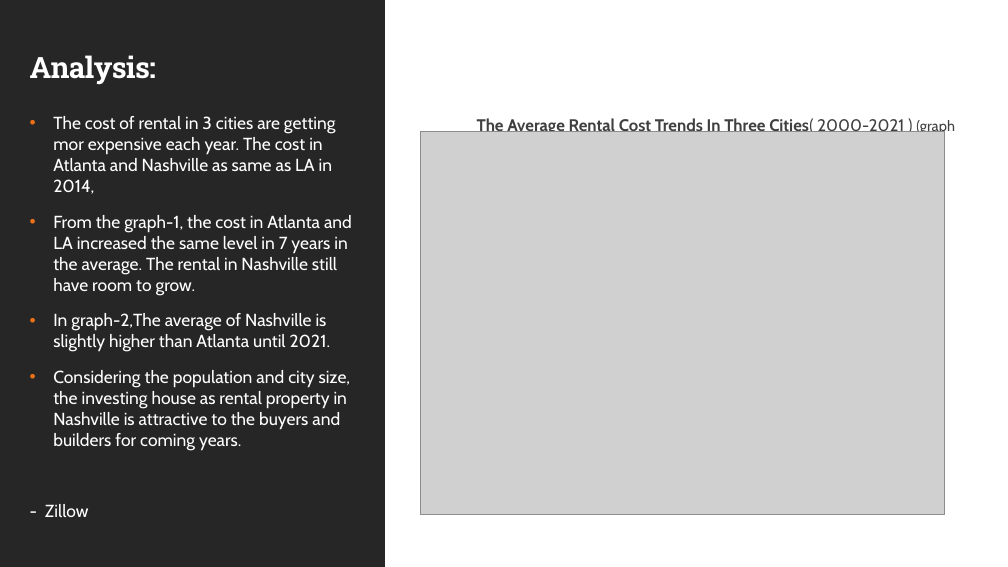
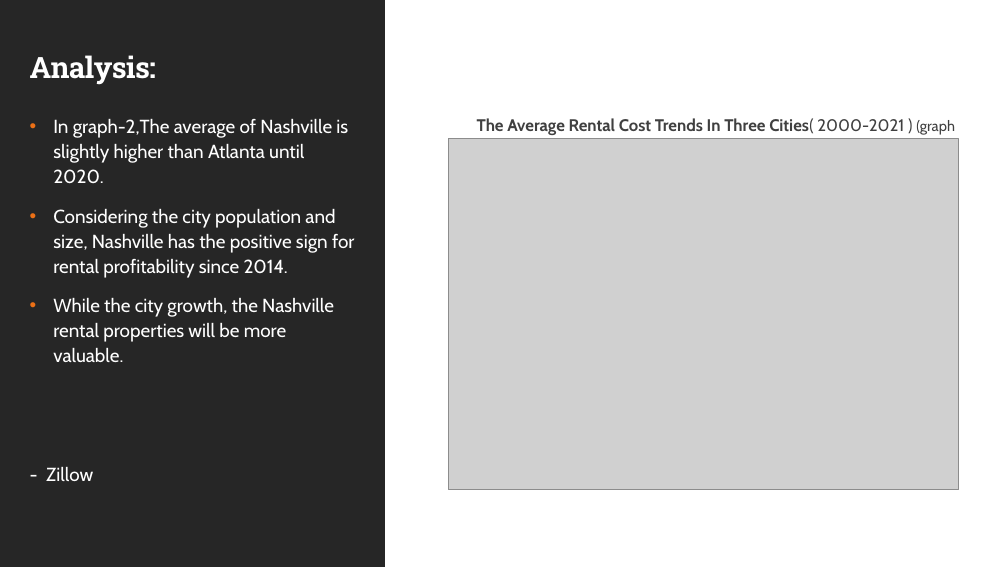
Before and after one commit to Liuchenxi1/Nashville-house-market-analysis, a slide deck: slide 6 of Nashville Housing.pptx. Drawn at 1008x567 pixels with LibreOffice and Linux fonts; fonts in the diff are those of the drawing; grey boxes stand for pictures. Boxes give left, top, right and bottom in pixels: in the first picture for what was removed or moved away, otherwise in the second. Text is boxed around its words. In the diff, an @@ line names an element or a change of style, - is before the commit and + after.

```diff
--- a/Nashville Housing.pptx
+++ b/Nashville Housing.pptx
@@ text at (53,119,355,362): text changed; size 16.6 to 18 pt @@
-• The cost of rental in 3 cities are getting mor expensive each year. The cost in Atlanta and Nashville as same as LA in 2014,
-• From the graph-1, the cost in Atlanta and LA increased the same level in 7 years in the average. The rental in Nashville still have room to grow.
-• In graph-2,The average of Nashville is slightly higher than Atlanta until 2021.
-• Considering the population and city size, the investing house as rental property in Nashville is attractive to the buyers and builders for coming years.
+• In graph-2,The average of Nashville is slightly higher than Atlanta until 2020.
+• Considering the city population and size, Nashville has the positive sign for rental profitability since 2014.
+• While the city growth, the Nashville rental properties will be more valuable.
@@ picture: place and size @@
-picture at (420,132,945,514)
+picture at (448,139,959,490)
@@ text at (46,467,93,481): size 16.6 to 18 pt in "- Zillow"; line spacing 1 to 1.1 @@
```
Also in this commit, not shown: 8 other slides changed, 1 other file.
